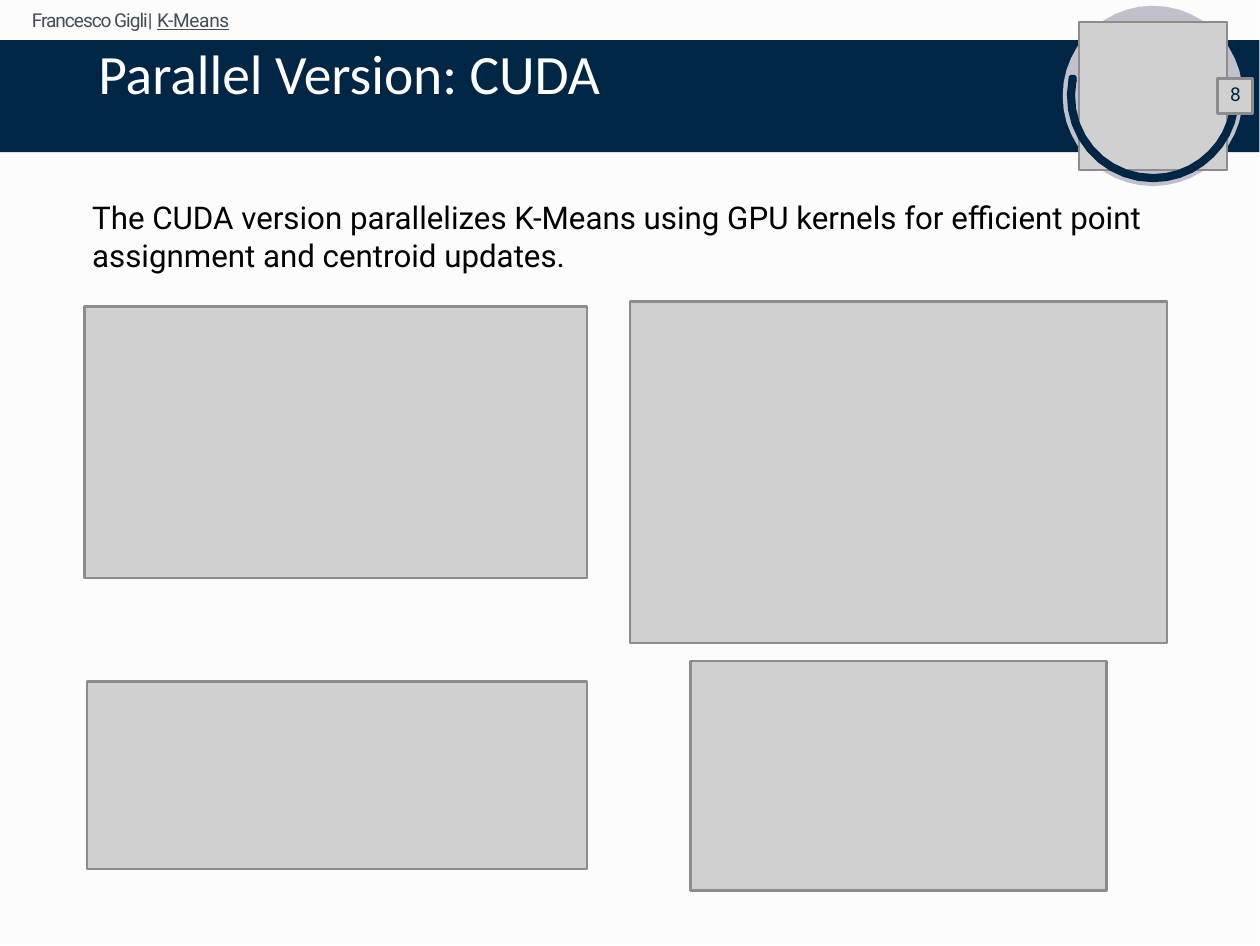
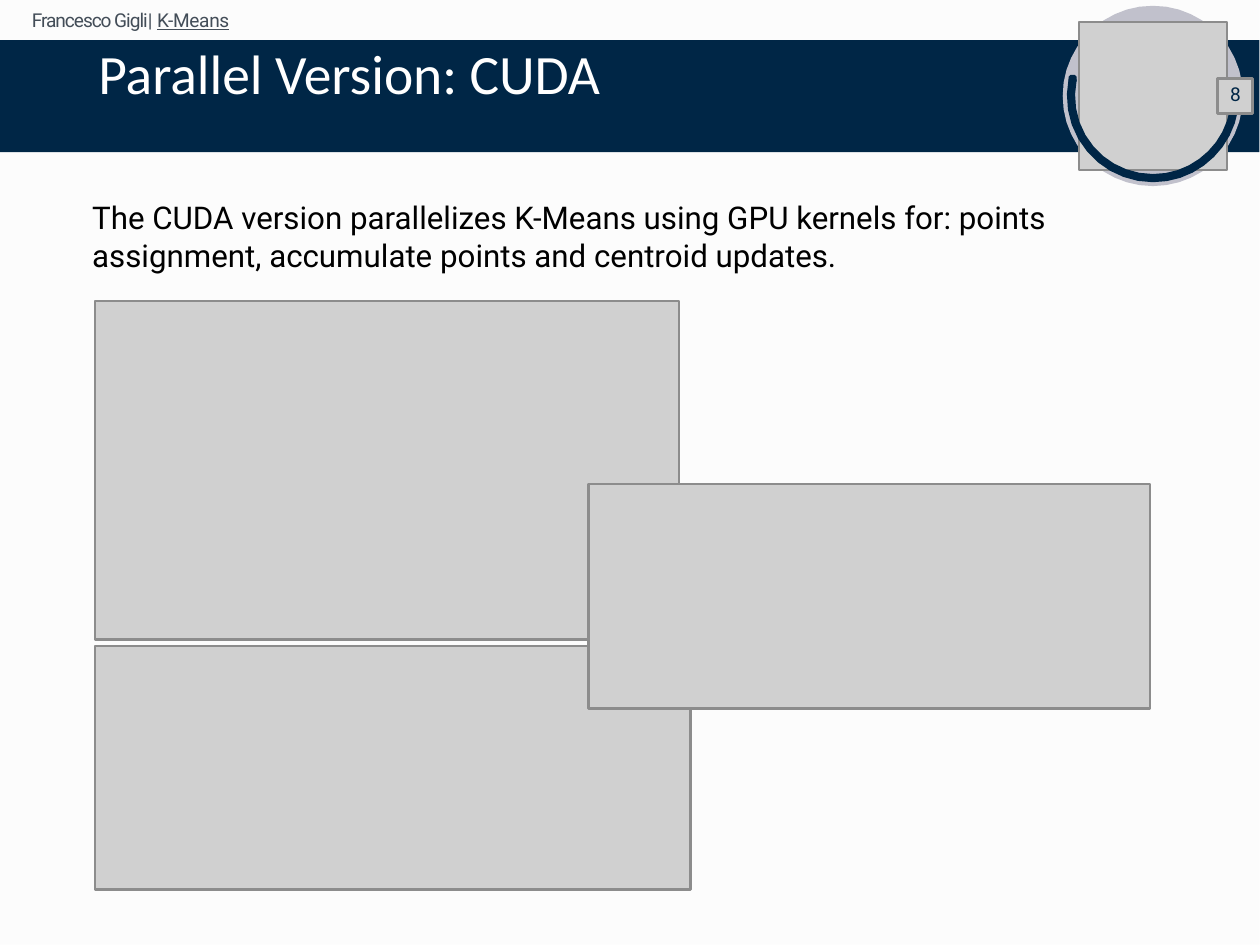
Before and after one commit to FrancescoGigli/K_Means_Parallel_Computing_Project_Mid_Term, a slide deck: slide 9 of KMeans_Presentation.pptx. Drawn at 1260x946 pixels with LibreOffice and Linux fonts; fonts in the diff are those of the drawing; grey boxes stand for pictures. Boxes give left, top, right and bottom in pixels: in the first picture for what was removed or moved away, otherwise in the second. Text is boxed around its words. In the diff, an @@ line names an element or a change of style, - is before the commit and + after.

```diff
--- a/KMeans_Presentation.pptx
+++ b/KMeans_Presentation.pptx
@@ text at box(92, 205, 1046, 274): text changed @@
-The CUDA version parallelizes K-Means using GPU kernels for efficient point assignment and centroid updates.
+The CUDA version parallelizes K-Means using GPU kernels for: points assignment, accumulate points and centroid updates.
@@ picture: place and size @@
-picture at box(85, 308, 587, 580)
+picture at box(95, 300, 680, 640)
@@ picture removed at box(630, 302, 1168, 645) @@
@@ picture added at box(588, 485, 1150, 710) @@
@@ picture: place and size @@
-picture at box(88, 682, 588, 870)
+picture at box(95, 648, 690, 890)
@@ picture removed at box(690, 660, 1105, 890) @@
```
Also in this commit, not shown: 5 other slides changed, 5 slides added.
